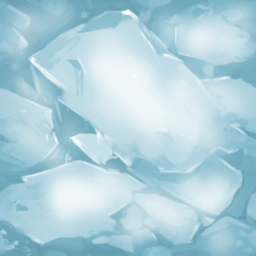
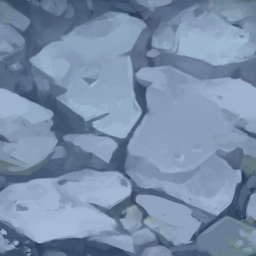
Comparing the layer stacks of the two 256×256 images. Changes:
renamed "背景 拷貝 2" to "圖層 5", painted on it over (x1=0, y1=0, x2=256, y2=256)
hid "Background", painted on it over (x1=0, y1=0, x2=256, y2=256)
